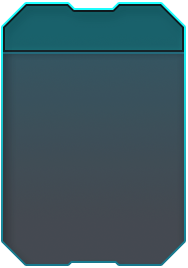
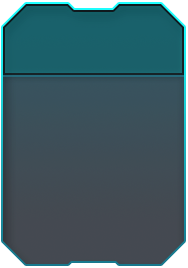
Comparing the layer stacks of the two 188x268 images. Changes:
painted on "Rectangle 2" over [3, 52, 184, 75]
